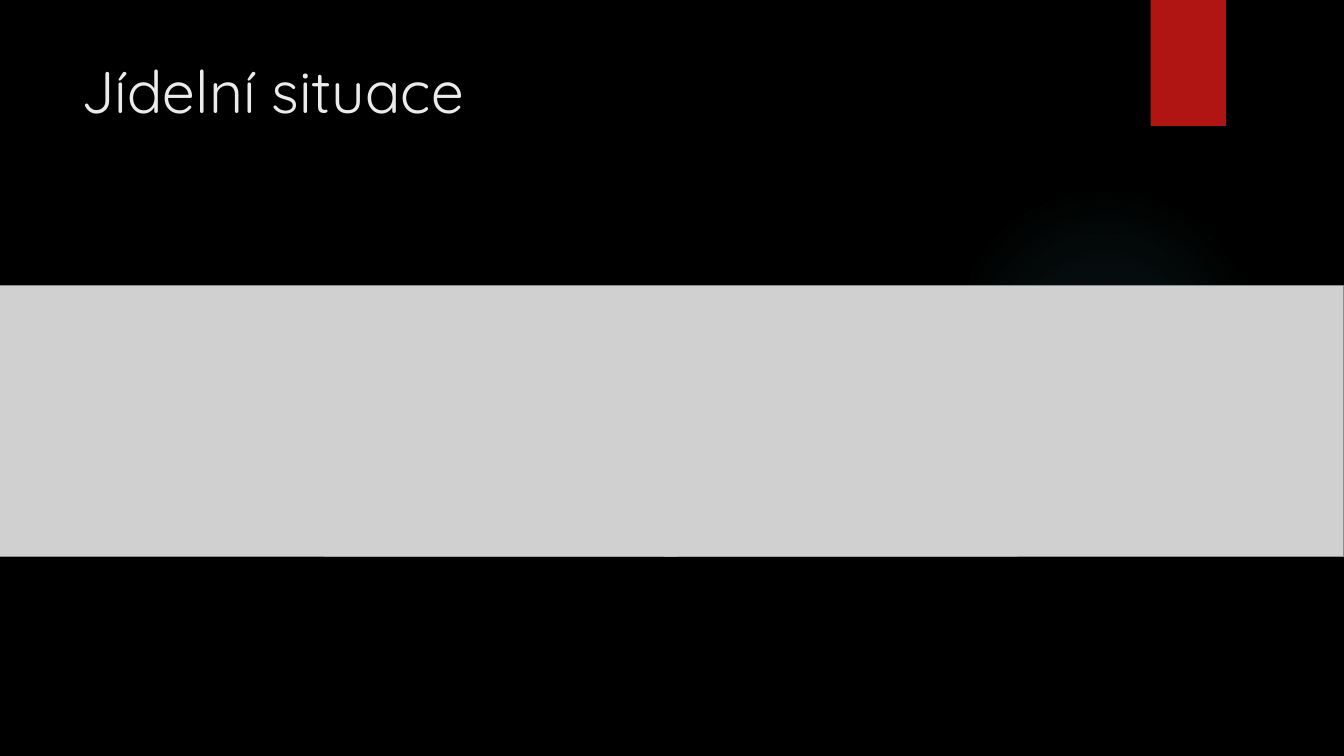
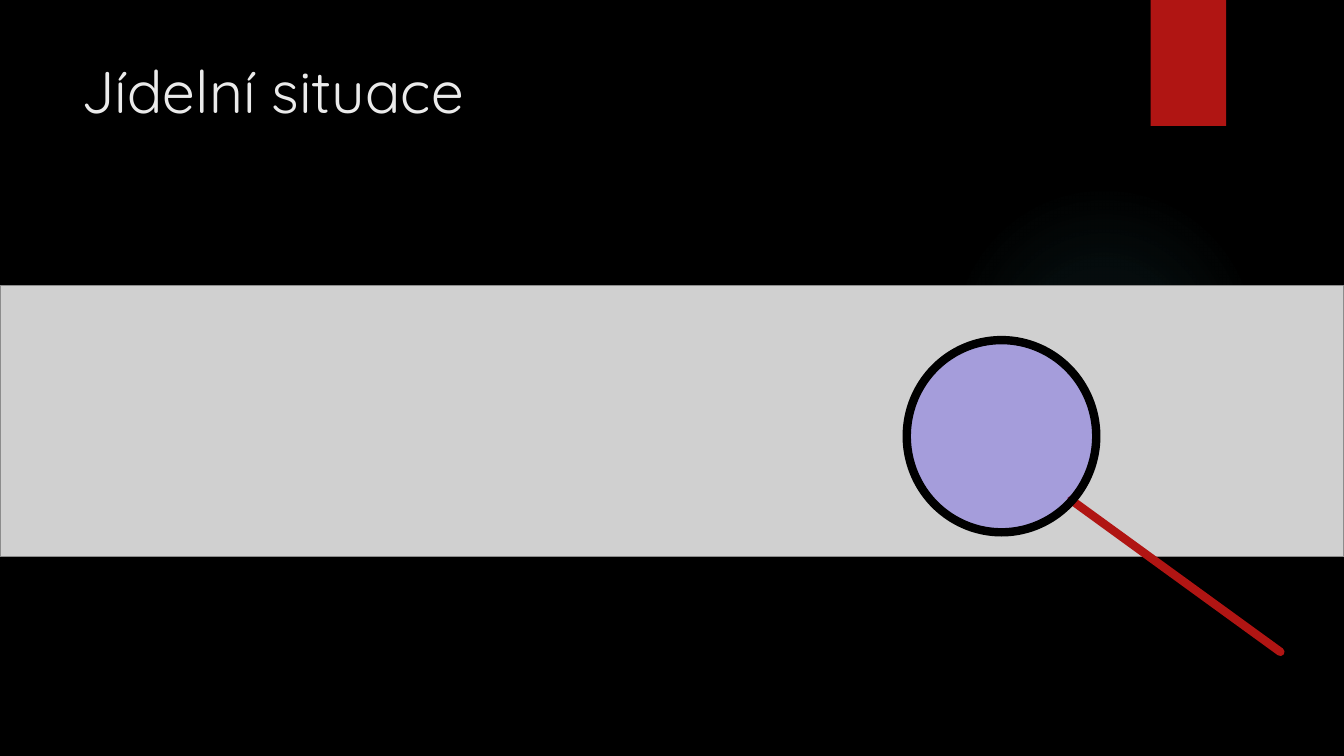
Before and after one commit to MrMilan/Diplomka, a slide deck: slide 18 of prezentace diplomka/DP_Diani.pptx (slide 17 before the commit). Drawn at 1344x756 pixels with LibreOffice and Linux fonts; fonts in the diff are those of the drawing; grey boxes stand for pictures; background and template pictures are left out. Boxes give left, top, right and bottom in pixels: in the first picture for what was removed or moved away, otherwise in the second. Text is boxed around its words. In the diff, an @@ line names an element or a change of style, - is before the commit and + after.

```diff
--- a/prezentace diplomka/DP_Diani.pptx
+++ b/prezentace diplomka/DP_Diani.pptx
@@ ellipse added at [907, 340, 1097, 532], fill #2508FC at 25% opacity, outline #000000 6 pt @@
@@ line added from (1072, 500) to (1280, 652), #B01513 6 pt @@
```
Also in this commit, not shown: 5 other slides changed, 3 slides added, 1 other file.
